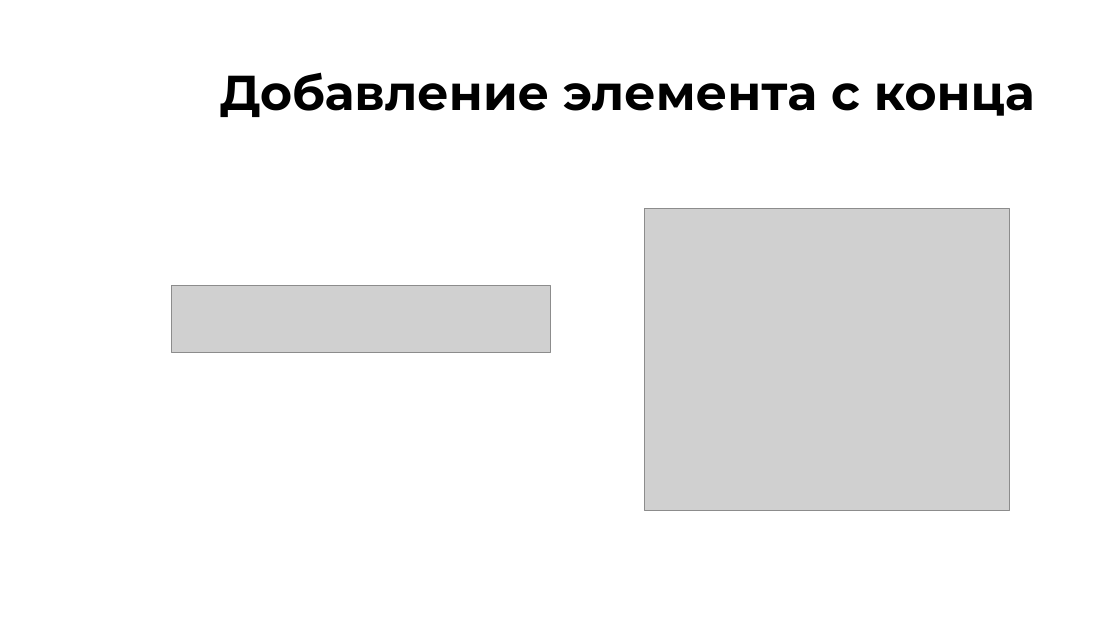
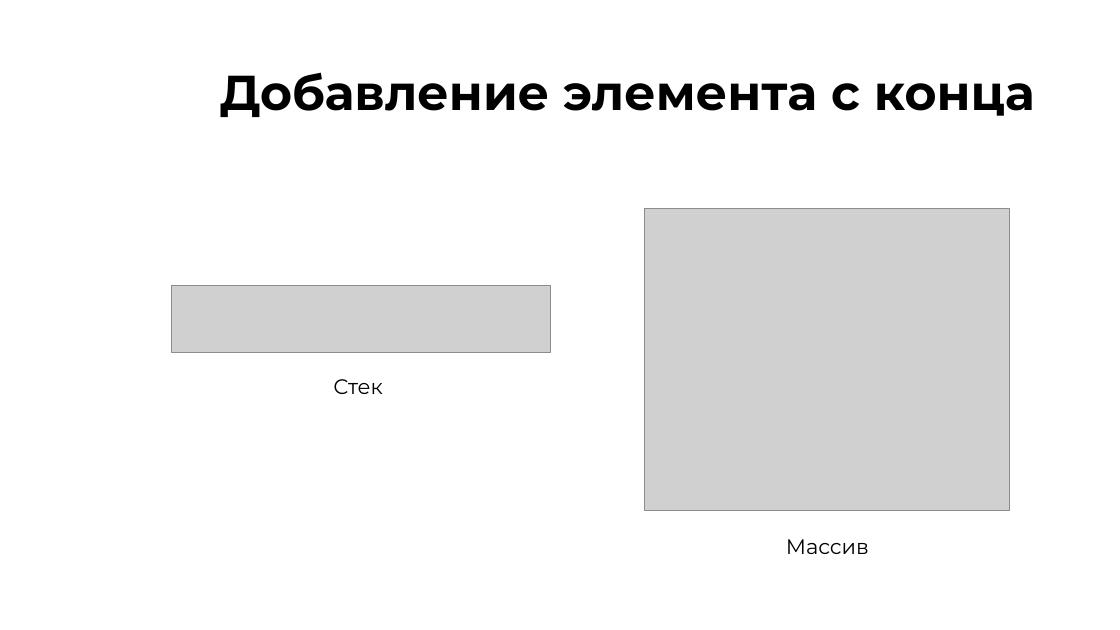
Before and after one commit to iCatOK/LabsMambFakhrTeam, a slide deck: slide 10 of SAOD_massive_stack2 (1).pptx. Drawn at 1120x630 pixels with LibreOffice and Linux fonts; fonts in the diff are those of the drawing; grey boxes stand for pictures; background and template pictures are left out. Boxes give left, top, right and bottom in pixels: in the first picture for what was removed or moved away, otherwise in the second. Text is boxed around its words. In the diff, an @@ line names an element or a change of style, - is before the commit and + after.

```diff
--- a/SAOD_massive_stack2 (1).pptx
+++ b/SAOD_massive_stack2 (1).pptx
@@ text added at (333, 379, 382, 394), 18 pt, text #000000 @@
+Стек
@@ text added at (786, 539, 869, 554), 18 pt, text #000000 @@
+Массив
```
Also in this commit, not shown: 5 other slides changed, 3 slides added, 2 slides removed.
